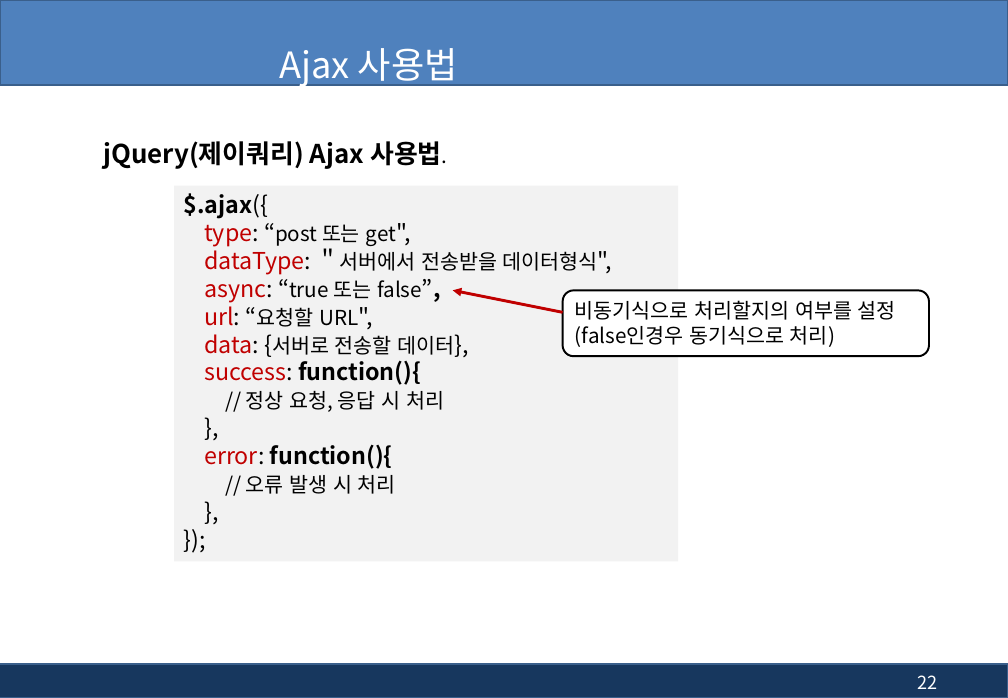
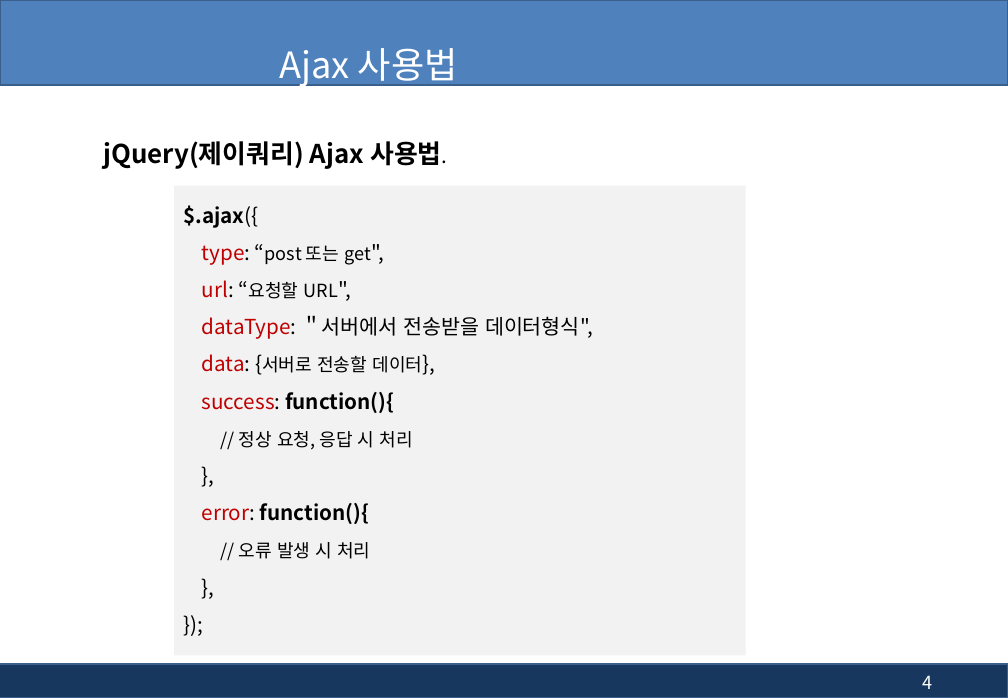
Before and after one commit to kiyongee2/green_project_web, a slide deck: slide 4 of jsp_ppt/13장. jsp - 부트스트랩(Bootstrap), Ajax.pptx (slide 22 before the commit). Drawn at 1008x698 pixels with LibreOffice and Linux fonts; fonts in the diff are those of the drawing; background and template pictures are left out. Boxes give left, top, right and bottom in pixels: in the first picture for what was removed or moved away, otherwise in the second. Text is boxed around its words. In the diff, an @@ line names an element or a change of style, - is before the commit and + after.

Commit message:
ajax

```diff
--- a/jsp_ppt/13장. jsp - 부트스트랩(Bootstrap), Ajax.pptx
+++ b/jsp_ppt/13장. jsp - 부트스트랩(Bootstrap), Ajax.pptx
@@ rectangle "$.ajax({": place and size @@
-rectangle "$.ajax({" at box(174, 185, 679, 561)
+rectangle "$.ajax({" at box(174, 185, 746, 655)
@@ text in rectangle at box(183, 205, 593, 559): size 18 to 16 pt in "$.ajax({", "type: “post get",", "dataType: ＂서버에서 데이터형식",", "data: {서버로 데이터}," and 5 more places; size 16 to 14 pt in "“post 또는 get",", "{서버로 전송할 데이터},", "// 정상 요청, 응답 시 처리", "// 오류 발생 시 처리"; line spacing 1 to 1.5 @@
@@ text in rectangle at box(202, 280, 338, 299): paragraph added @@
+url: “요청할 URL",
@@ text in rectangle at box(204, 273, 422, 327): paragraphs removed @@
-async: “true 또는 false”,
-url: “요청할 URL",
@@ arrow removed from (563, 313) to (453, 290) @@
@@ rounded rectangle removed at box(563, 290, 930, 356) @@
-비동기식으로 처리할지의 여부를 설정(false인경우 동기식으로 처리)
@@ page number at box(923, 675, 933, 689): text changed @@
-22
+4
```
Also in this commit, not shown: 5 other slides changed, 3 slides added, 9 slides removed, 1 other file.
